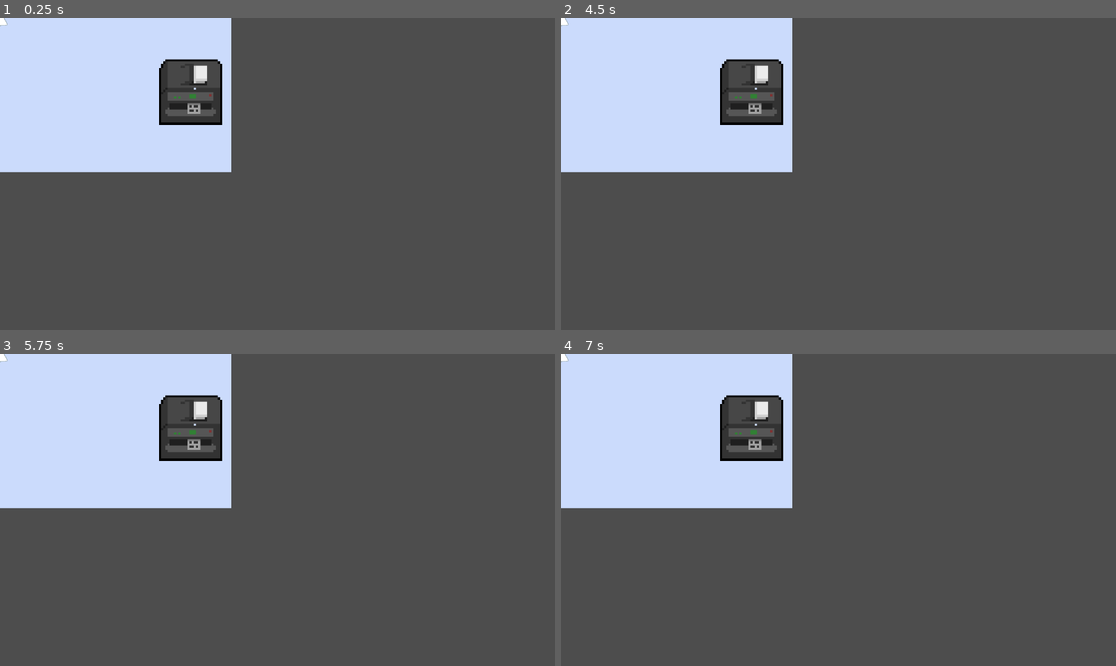
Above: before the commit, frames 1-4 (two rows, left to right).
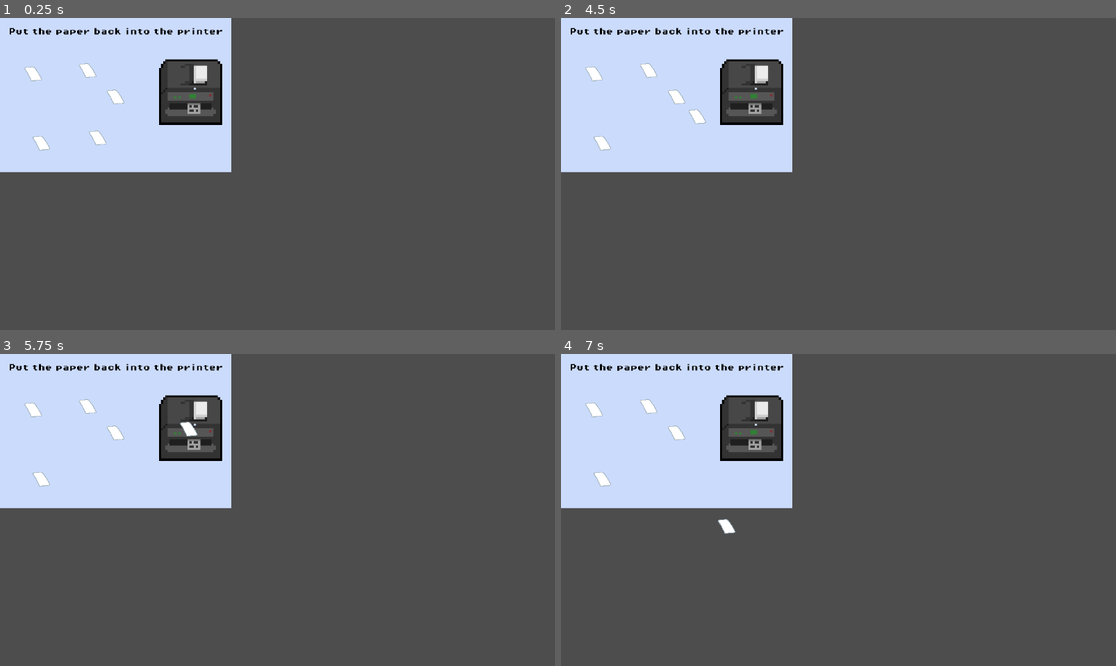
Above: after the commit, the same moments.

Repository: Lenni707/gamejam
Game: Godot game, scene res://Scenes/printer_paper_noo.tscn
The game is run twice, just before and just after one commit, with the same random seed, the same clock (stepped at 60 frames per second) and the same inputs. This scene is started directly instead of the project's main scene.
Inputs (mouse positions are in pixels of both pictures, inside the frame that each line leads up to):
- Up to frame 1 (0.25 s): no input
- Up to frame 2 (4.5 s): tap Enter (ui_accept) at 0.5, 0.77, 1.25, 2, 2.75, 3.5, 3.77, 4.25 s; move the mouse to (960, 158) at 0.52 s; hold D (right) 0.53-1.25 s; hold E (Interagieren) 0.53-1.25 s; click (960, 158) at 0.67 s; drag from (727, 189) to (749, 92) at 1.27 s; move the mouse to (894, 105) at 2.02 s; hold D (right) 2.03-2.75 s; hold E (Interagieren) 2.03-2.75 s; click (894, 105) at 2.17 s; drag from (810, 236) to (672, 127) at 2.77 s; move the mouse to (1005, 220) at 3.52 s; hold A (left) 3.53-4.25 s; hold E (Interagieren) 3.53-4.25 s; click (1005, 220) at 3.67 s; drag from (672, 127) to (749, 92) at 4.27 s
- Up to frame 3 (5.75 s): move the mouse to (305, 510) at 5.02 s; hold S (down) from 5.03 s (still down); hold E (Interagieren) from 5.03 s (still down); click (305, 510) at 5.17 s
- Up to frame 4 (7 s): release S (down) at 5.75 s; release E (Interagieren) at 5.75 s; drag from (755, 432) to (727, 525) at 5.77 s; move the mouse to (960, 494) at 6.52 s; hold W (up) from 6.53 s (still down); hold E (Interagieren) from 6.53 s (still down); click (960, 494) at 6.67 s; tap Enter (ui_accept) at 6.77 s

The runs differ from the first frame. In frame 1, 0.8% of the frame differs, in the area x 0-41%, y 0-43%; in frame 2, 0.8%; in frame 3, 0.8%; in frame 4, 0.8%, in the area x 0-41%, y 0-58%.
Error before the commit: Parse Error: Expected indented block after function declaration. (res://scripts/printer_paper_noo.gd:7)

Commit message:
bug fixes

Diff:
--- a/Scenes/game.tscn
+++ b/Scenes/game.tscn
@@ -19,6 +19,7 @@
 [ext_resource type="Texture2D" uid="uid://dfboce71sh16s" path="res://Assets/free-office-pixel-art/wall.png" id="17_ewbju"]
 [ext_resource type="PackedScene" uid="uid://cl2qe45x22153" path="res://Scenes/cable_connect.tscn" id="19_iivbl"]
 [ext_resource type="PackedScene" uid="uid://clqiursun1ihv" path="res://Scenes/hahaha_2_uhr_30.tscn" id="20_7nbq1"]
+[ext_resource type="PackedScene" uid="uid://bstkxj02q2rhq" path="res://Scenes/printer_paper_noo.tscn" id="20_exi56"]
 
 [sub_resource type="TileSetAtlasSource" id="TileSetAtlasSource_qxrlw"]
 texture = ExtResource("1_ebmjs")
@@ -4463,6 +4464,10 @@
 position = Vector2(-32, 104)
 game_scene = ExtResource("19_iivbl")
 
+[node name="Alarm" parent="alarms" instance=ExtResource("15_nb51f")]
+position = Vector2(-140, 16)
+game_scene = ExtResource("20_exi56")
+
 [node name="UI" type="CanvasLayer" parent="."]
 
 [node name="CenterContainer" type="CenterContainer" parent="UI"]
--- /dev/null
+++ b/Scenes/paper.tscn
@@ -0,0 +1,21 @@
+[gd_scene load_steps=5 format=3 uid="uid://d0mcduflah31a"]
+
+[ext_resource type="Texture2D" uid="uid://bew1ygtuibyq2" path="res://Assets/printer_game/PAPER-1.png" id="1_thabk"]
+[ext_resource type="Script" uid="uid://bw0rscr0hojru" path="res://scripts/paper.gd" id="2_c7gsp"]
+
+[sub_resource type="GDScript" id="GDScript_c7gsp"]
+script/source = "extends Area2D
+"
+
+[sub_resource type="CircleShape2D" id="CircleShape2D_c7gsp"]
+radius = 19.0263
+
+[node name="paper" type="Sprite2D"]
+texture = ExtResource("1_thabk")
+script = ExtResource("2_c7gsp")
+
+[node name="Area2D" type="Area2D" parent="."]
+script = SubResource("GDScript_c7gsp")
+
+[node name="CollisionShape2D" type="CollisionShape2D" parent="Area2D"]
+shape = SubResource("CircleShape2D_c7gsp")
--- a/Scenes/printer_paper_noo.tscn
+++ b/Scenes/printer_paper_noo.tscn
@@ -2,14 +2,12 @@
 
 [ext_resource type="Script" uid="uid://dsnn3afca8a1n" path="res://scripts/printer_paper_noo.gd" id="1_q2uwk"]
 [ext_resource type="Texture2D" uid="uid://d1e6sav34xtqr" path="res://Assets/printer_game/Priter_With_Ground.png" id="1_umx7g"]
-[ext_resource type="Texture2D" uid="uid://bew1ygtuibyq2" path="res://Assets/printer_game/PAPER-1.png" id="3_u3si7"]
-[ext_resource type="Script" uid="uid://piiknqv8ncup" path="res://scripts/papers.gd" id="4_04ck6"]
+[ext_resource type="Script" uid="uid://nxiwdpolsayt" path="res://scripts/printer.gd" id="3_4drst"]
+[ext_resource type="PackedScene" uid="uid://d0mcduflah31a" path="res://Scenes/paper.tscn" id="4_04ck6"]
+[ext_resource type="FontFile" uid="uid://cykpy8xitxqbn" path="res://Assets/fonts/PixelOperator8-Bold.ttf" id="5_4drst"]
 
 [sub_resource type="CircleShape2D" id="CircleShape2D_04ck6"]
 radius = 73.5527
-
-[sub_resource type="CircleShape2D" id="CircleShape2D_u3si7"]
-radius = 20.0998
 
 [node name="PrinterPaperNOO" type="Control"]
 layout_mode = 3
@@ -26,25 +24,36 @@
 
 [node name="Area2D" type="Area2D" parent="TextureRect"]
 position = Vector2(27, 0)
+script = ExtResource("3_4drst")
 
 [node name="CollisionShape2D" type="CollisionShape2D" parent="TextureRect/Area2D"]
 position = Vector2(367, 154)
 shape = SubResource("CircleShape2D_04ck6")
 
-[node name="paper1" type="Sprite2D" parent="."]
-texture = ExtResource("3_u3si7")
-script = ExtResource("4_04ck6")
+[node name="paper" parent="." instance=ExtResource("4_04ck6")]
+position = Vector2(242, 162)
 
-[node name="Area2D" type="Area2D" parent="paper1"]
+[node name="paper2" parent="." instance=ExtResource("4_04ck6")]
+position = Vector2(71, 114)
 
-[node name="CollisionShape2D" type="CollisionShape2D" parent="paper1/Area2D"]
-shape = SubResource("CircleShape2D_u3si7")
+[node name="paper3" parent="." instance=ExtResource("4_04ck6")]
+position = Vector2(88, 258)
 
-[node name="paper2" type="Sprite2D" parent="."]
-texture = ExtResource("3_u3si7")
-script = ExtResource("4_04ck6")
+[node name="Label" type="Label" parent="."]
+layout_mode = 0
+offset_left = 18.0
+offset_top = 21.0
+offset_right = 512.0
+offset_bottom = 40.0
+scale = Vector2(0.9, 0.9)
+theme_override_colors/font_color = Color(0, 0, 0, 1)
+theme_override_fonts/font = ExtResource("5_4drst")
+text = "Put the paper back into the printer"
 
-[node name="Area2D" type="Area2D" parent="paper2"]
+[node name="paper4" parent="." instance=ExtResource("4_04ck6")]
+position = Vector2(205, 247)
 
-[node name="CollisionShape2D" type="CollisionShape2D" parent="paper2/Area2D"]
-shape = SubResource("CircleShape2D_u3si7")
+[node name="paper5" parent="." instance=ExtResource("4_04ck6")]
+position = Vector2(184, 107)
+
+[connection signal="area_entered" from="TextureRect/Area2D" to="TextureRect/Area2D" method="_on_area_entered"]
--- a/scripts/game.gd
+++ b/scripts/game.gd
@@ -10,7 +10,8 @@
 	# Struct aus Alarms, weitere Alarme hier einfügen
 	alarms = {
 		"Computer2": $alarms/Alarm2,
-		"Computer3": $alarms/Alarm3
+		"Computer3": $alarms/Alarm3,
+		"Computer1": $alarms/Alarm,
 	}
 	# Temporär spawnt alle alarme
 	for i in alarms.keys():
--- a/scripts/papers.gd
+++ b/scripts/paper.gd
@@ -1,15 +1,13 @@
 extends Sprite2D
+
 var dragging := false
 
 func _input(event):
 	if event is InputEventMouseButton and event.button_index == MOUSE_BUTTON_LEFT:
-		if event.pressed:
-			# Check ob Maus auf diesem Sprite ist
-			if get_rect().has_point(get_local_mouse_position()):
-				dragging = true
+		if event.pressed and get_rect().has_point(get_local_mouse_position()): # that has to work better but idk how :(
+			dragging = true
 		else:
 			dragging = false
 
 	if event is InputEventMouseMotion and dragging:
-		# Folge der Maus
 		global_position = event.position
--- /dev/null
+++ b/scripts/printer.gd
@@ -0,0 +1,19 @@
+extends Area2D
+signal finished(success: bool)
+
+func _ready() -> void:
+	connect("area_entered", Callable(self, "_"))
+	connect("area_exited", Callable(self, "_on_area_exited"))
+
+var counter := 0
+func _on_area_entered(area: Area2D) -> void:
+	counter += 1
+
+func _on_area_exited(area: Area2D):
+	counter -= 1
+	print("Objekt rausgegangen! Aktuell im Ziel:", counter)
+
+func _process(delta: float) -> void:
+	if counter == 5:
+		print("finished")
+		emit_signal("finished", true)
--- a/scripts/printer_paper_noo.gd
+++ b/scripts/printer_paper_noo.gd
@@ -1,7 +1,10 @@
 extends Control
+signal finished(success: bool)
 
-@onready var paper1: Sprite2D = $Sprite2D
-@onready var paper2: Sprite2D = $Sprite2D2
+func _ready():
+	set_process_unhandled_input(true)
+	custom_minimum_size = Vector2(400, 300)  # so it's visible in the popup
 
-
-func _process(delta: float) -> void:
+func start(config := {}):
+	# init state from config if needed
+	queue_redraw()
Not shown: 1 places in Scenes/game.tscn that only renumber resources
Not shown, added: scripts/paper.gd.uid
Not shown, removed: scripts/papers.gd.uid
Not shown, added: scripts/printer.gd.uid
Not shown, added: Scenes/printer_paper_noo.tscn4993363850.tmp
